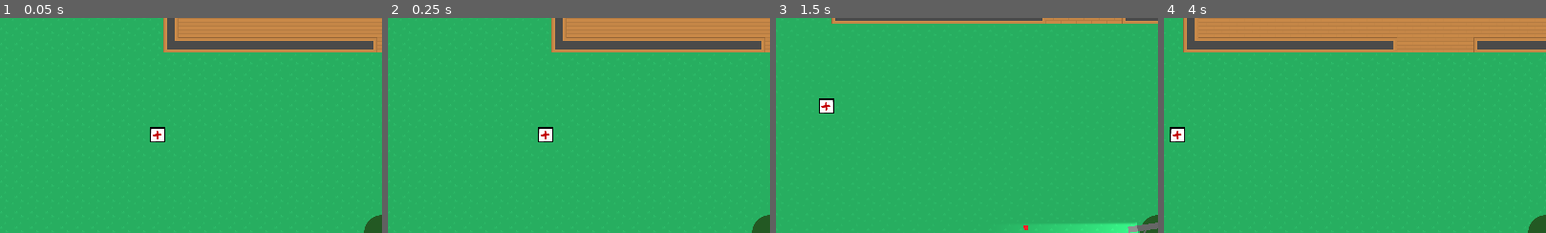
Above: before the commit, frames 1-4 (left to right).
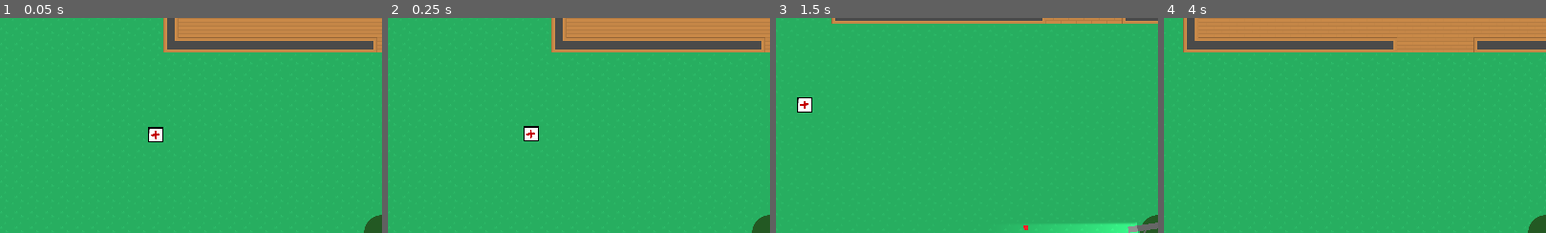
Above: after the commit, the same moments.

Repository: Berkybroon/project-nauvoo
Game: Godot game, scene res://scenes/main.tscn
Same seed, same stepped clock (60 frames per second), same inputs: the game is played once before the commit and once after it.
Inputs (mouse positions are % of the whole screen's width and height, from its top left):
- Up to frame 1 (0.05 s): no input
- Up to frame 2 (0.25 s): no input
- Up to frame 3 (1.5 s): move the mouse to (72, 45) at 0.52 s; hold D (move_right) 0.53-1.28 s; tap F (interact) at 0.6 s; move the mouse to (30, 55) at 1.27 s; hold S (move_down) from 1.28 s (still down); click (30, 55) at 1.35 s
- Up to frame 4 (4 s): tap F (interact) at 1.55, 2.1, 3.05, 3.8 s; move the mouse to (60, 28) at 2.02 s; release S (move_down) at 2.03 s; hold D (move_right) 2.03-2.78 s; tap Enter at 2.75 s; move the mouse to (45, 70) at 2.77 s; hold W (move_up) 2.78-3.53 s; tap T (mag_check) at 2.85 s; move the mouse to (80, 65) at 3.52 s; hold Left (move_left) from 3.53 s (still down); tap Shift (sprint) at 3.6 s
The pictures show only the part of the screen within x 0-50%, y 0-50%; the shares and areas given below are measured in that part.

The runs differ from the first frame. In frame 1, 0.2% of the frame differs, in the area x 38-44%, y 50-58%; in frame 2, 0.5%; in frame 3, 0.6%, in the area x 5-16%, y 36-45%; in frame 4, 0.3%.

Commit message:
Fixed "pushing" item drops. Made cigs collectable.

Diff:
--- /dev/null
+++ b/items/cigarettes.gd
@@ -0,0 +1,63 @@
+extends "res://scripts/item_pickup_base.gd"
+
+func _ready() -> void:
+
+	# Hide pickup prompt
+	$PickupPrompt.visible = false
+
+	# Enable contact reporting to detect collisions
+	contact_monitor = true
+	max_contacts_reported = 1
+
+	# Connect signals from pickup range area
+	$Area2D.connect("body_entered", Callable(self, "_on_body_entered"))
+	$Area2D.connect("body_exited", Callable(self, "_on_body_exited"))
+
+	# Generate push direction
+	var random_angle = rng.randf() * TAU
+	push_vector = Vector2(cos(random_angle), sin(random_angle)) * push_force
+
+
+func _process(delta: float) -> void:
+
+	# Positioning and rotation correction
+	$PickupPrompt.rotation = -rotation
+	$PickupPrompt.global_position.x = global_position.x - 20
+	$PickupPrompt.global_position.y = global_position.y - 100
+
+	# Pickup action
+	if player_in_range:
+		if Input.is_action_just_pressed("interact"):
+
+			# Try to add to player inventory
+			if $"../HUD/Inventory".add_item(item_resource):
+				queue_free()
+
+func _integrate_forces(state: PhysicsDirectBodyState2D) -> void:
+
+	if not push_applied:
+		set_deferred("sleeping", false)
+		linear_velocity = push_vector / mass
+		push_applied = true  # Ensure it's only applied once
+
+	# Check for collisions
+	for i in range(state.get_contact_count()):
+		var collider = state.get_contact_collider_object(i)
+
+		# Automatic pickup & heal if player is missing health
+		if collider is Player:
+			if collider.health < collider.max_health:
+				collider.health += 50
+				queue_free()
+
+# Signal when a body enters the detection area
+func _on_body_entered(body):
+	if body.name == "Player":
+		$PickupPrompt.visible = true
+		player_in_range = true
+
+# Signal when a body exits the detection area
+func _on_body_exited(body):
+	if body.name == "Player":
+		$PickupPrompt.visible = false
+		player_in_range = false
--- a/items/cigarettes.tscn
+++ /dev/null
@@ -1,18 +0,0 @@
-[gd_scene load_steps=3 format=3 uid="uid://cbvknjvv7ixyi"]
-
-[ext_resource type="Texture2D" uid="uid://xhml11u5araf" path="res://sprites/pickups/smoxe.png" id="1_f2mxm"]
-
-[sub_resource type="RectangleShape2D" id="RectangleShape2D_5io5d"]
-size = Vector2(41, 55.5)
-
-[node name="Cigarettes" type="RigidBody2D"]
-collision_layer = 64
-collision_mask = 3
-gravity_scale = 0.0
-
-[node name="Sprite2D" type="Sprite2D" parent="."]
-texture = ExtResource("1_f2mxm")
-
-[node name="CollisionShape2D" type="CollisionShape2D" parent="."]
-position = Vector2(-5.5, 1.75)
-shape = SubResource("RectangleShape2D_5io5d")
--- /dev/null
+++ b/scenes/cigarettes.tscn
@@ -0,0 +1,48 @@
+[gd_scene load_steps=6 format=3 uid="uid://cbvknjvv7ixyi"]
+
+[ext_resource type="Script" path="res://items/cigarettes.gd" id="1_do87w"]
+[ext_resource type="Resource" uid="uid://d2rhl6eergfcr" path="res://items/cigarettes.tres" id="2_2k145"]
+[ext_resource type="Texture2D" uid="uid://xhml11u5araf" path="res://sprites/pickups/smoxe.png" id="2_ug52i"]
+
+[sub_resource type="RectangleShape2D" id="RectangleShape2D_5io5d"]
+size = Vector2(41, 55.5)
+
+[sub_resource type="CircleShape2D" id="CircleShape2D_6q54x"]
+radius = 188.066
+
+[node name="Cigarettes" type="RigidBody2D"]
+collision_layer = 64
+collision_mask = 3
+gravity_scale = 0.0
+linear_damp = 5.0
+script = ExtResource("1_do87w")
+item_resource = ExtResource("2_2k145")
+
+[node name="Sprite2D" type="Sprite2D" parent="."]
+texture = ExtResource("2_ug52i")
+
+[node name="CollisionShape2D" type="CollisionShape2D" parent="."]
+position = Vector2(-5.5, 1.75)
+shape = SubResource("RectangleShape2D_5io5d")
+
+[node name="PickupPrompt" type="Label" parent="."]
+anchors_preset = 8
+anchor_left = 0.5
+anchor_top = 0.5
+anchor_right = 0.5
+anchor_bottom = 0.5
+offset_left = -32.0
+offset_top = -32.0
+offset_right = 32.0
+offset_bottom = 32.0
+grow_horizontal = 2
+grow_vertical = 2
+text = "[F]
+Pickup"
+horizontal_alignment = 1
+vertical_alignment = 1
+
+[node name="Area2D" type="Area2D" parent="."]
+
+[node name="PickupRange" type="CollisionShape2D" parent="Area2D"]
+shape = SubResource("CircleShape2D_6q54x")
--- a/scenes/enemy_armed.tscn
+++ b/scenes/enemy_armed.tscn
@@ -6,7 +6,7 @@
 [ext_resource type="Texture2D" uid="uid://c1chriiv11n4l" path="res://sprites/base_wep.png" id="2_xqypx"]
 [ext_resource type="Texture2D" uid="uid://ct0g3c271022n" path="res://sprites/base_wep_fire.png" id="3_s8vju"]
 [ext_resource type="PackedScene" uid="uid://culpao00slow3" path="res://scenes/health_pickup.tscn" id="3_wa1s5"]
-[ext_resource type="PackedScene" uid="uid://cbvknjvv7ixyi" path="res://items/cigarettes.tscn" id="4_xcs75"]
+[ext_resource type="PackedScene" uid="uid://cbvknjvv7ixyi" path="res://scenes/cigarettes.tscn" id="4_xcs75"]
 [ext_resource type="Script" path="res://scripts/state_machine.gd" id="5_bxe5l"]
 [ext_resource type="Script" path="res://scripts/idle.gd" id="6_6gmxe"]
 [ext_resource type="Script" path="res://scripts/random_timer.gd" id="7_w5ptc"]
--- a/scripts/enemy.gd
+++ b/scripts/enemy.gd
@@ -107,27 +107,5 @@
 		instance.global_position = global_position
 		get_tree().get_current_scene().call_deferred("add_child", instance)
 
-		# Make sure root node is a RigidBody2D
-		if instance is RigidBody2D:
-			print(instance)
-			instance.sleeping = false
-
-			# Apply random push after ensuring it's in the tree
-			var random_angle = rng.randf() * TAU
-			var push_direction = Vector2(cos(random_angle), sin(random_angle))
-			var push_strength = 1000.0
-
-			# Use deferred call for impulse application
-			instance.call_deferred("apply_impulse", Vector2.ZERO, push_direction * push_strength)
-
-			# Debug: Check if the instance is in the tree. Remove later.
-			if not instance.is_inside_tree():
-				print("Instance is not properly added to the tree!")
-			else:
-				print("Instance added successfully.")
-			print("Linear velocity after impulse: ", instance.linear_velocity)
-
-
-
 func remove_from_scene():
 	queue_free()
--- a/scripts/health_pickup.gd
+++ b/scripts/health_pickup.gd
@@ -1,6 +1,10 @@
 extends RigidBody2D
 
+var push_force = 500
 var player_in_range = false
+var rng = RandomNumberGenerator.new()
+var push_applied := false
+var push_vector := Vector2.ZERO  # Store the push direction
 
 @export var item_resource: ItemBase
 
@@ -17,6 +21,10 @@
 	# Connect signals from pickup range area
 	$Area2D.connect("body_entered", Callable(self, "_on_body_entered"))
 	$Area2D.connect("body_exited", Callable(self, "_on_body_exited"))
+
+	# Generate push direction
+	var random_angle = rng.randf() * TAU
+	push_vector = Vector2(cos(random_angle), sin(random_angle)) * push_force
 
 # Called every frame. 'delta' is the elapsed time since the previous frame.
 func _process(delta: float) -> void:
@@ -35,6 +43,11 @@
 				queue_free()
 
 func _integrate_forces(state: PhysicsDirectBodyState2D) -> void:
+
+	if not push_applied:
+		set_deferred("sleeping", false)
+		linear_velocity = push_vector / mass
+		push_applied = true  # Ensure it's only applied once
 
 	# Check for collisions
 	for i in range(state.get_contact_count()):
--- a/scripts/item_pickup_base.gd
+++ b/scripts/item_pickup_base.gd
@@ -1,6 +1,10 @@
 extends RigidBody2D
 
+var push_force = 500
 var player_in_range = false
+var rng = RandomNumberGenerator.new()
+var push_applied := false
+var push_vector := Vector2.ZERO  # Store the push direction
 
 @export var item_resource: ItemBase
 
@@ -18,6 +22,10 @@
 	$Area2D.connect("body_entered", Callable(self, "_on_body_entered"))
 	$Area2D.connect("body_exited", Callable(self, "_on_body_exited"))
 
+	# Generate push direction
+	var random_angle = rng.randf() * TAU
+	push_vector = Vector2(cos(random_angle), sin(random_angle)) * push_force
+
 # Called every frame. 'delta' is the elapsed time since the previous frame.
 func _process(delta: float) -> void:
 
@@ -29,22 +37,21 @@
 	# Pickup action
 	if player_in_range:
 		if Input.is_action_just_pressed("interact"):
-
 			# Try to add to player inventory
 			if $"../HUD/Inventory".add_item(item_resource):
 				queue_free()
 
 func _integrate_forces(state: PhysicsDirectBodyState2D) -> void:
 
+	if not push_applied:
+		set_deferred("sleeping", false)
+		linear_velocity = push_vector / mass
+		push_applied = true  # Ensure it's only applied once
+
 	# Check for collisions
 	for i in range(state.get_contact_count()):
 		var collider = state.get_contact_collider_object(i)
 
-		## Automatic pickup & heal if player is missing health
-		#if collider is Player:
-		#	if collider.health < collider.max_health:
-		#		collider.health += 50
-		#		queue_free()
 
 # Signal when a body enters the detection area
 func _on_body_entered(body):
